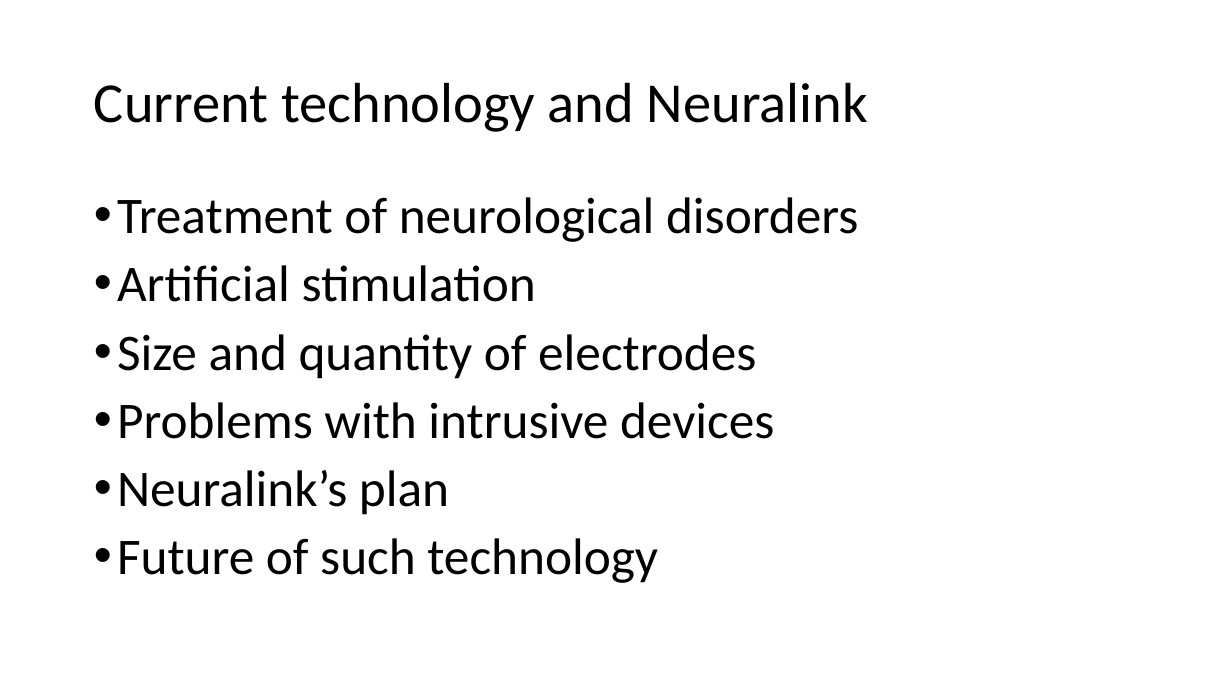
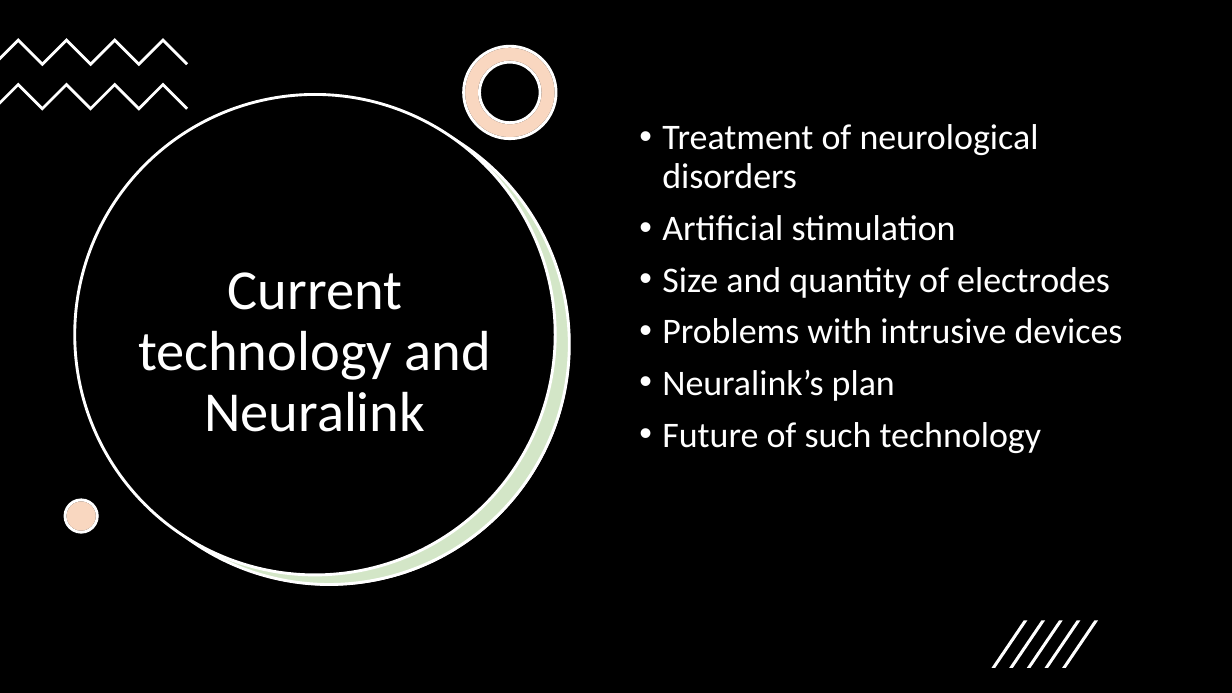
Before and after one commit to kajava-juri/kajava-juri.github.io, a slide deck: slide 3 of files/Neuralink.pptx. Drawn at 1232x693 pixels with LibreOffice and Linux fonts; fonts in the diff are those of the drawing. Boxes give left, top, right and bottom in pixels: in the first picture for what was removed or moved away, otherwise in the second. Text is boxed around its words. In the diff, an @@ line names an element or a change of style, - is before the commit and + after.

```diff
--- a/files/Neuralink.pptx
+++ b/files/Neuralink.pptx
@@ rectangle added at (0, 0, 1232, 693), fill #000000 @@
@@ freeform shape added at (0, 38, 189, 66), fill #FFFFFF @@
@@ freeform shape added at (464, 46, 556, 139), fill #FFFFFF, outline #000000 2.25 pt @@
@@ freeform shape added at (464, 46, 556, 139), fill #ED7D31 at 30% opacity, outline #FFFFFF 2.25 pt @@
@@ freeform shape added at (0, 82, 189, 110), fill #FFFFFF @@
@@ ellipse added at (75, 94, 555, 575), fill #000000, outline #FFFFFF 2.25 pt @@
@@ ellipse added at (89, 104, 569, 585), fill #70AD47 at 30% opacity, outline #FFFFFF 2.25 pt @@
@@ ellipse added at (90, 105, 570, 586), fill #FFFFFF @@
@@ text "Treatment of neurological disorders": place and size @@
-text "Treatment of neurological disorders" at (117, 197, 858, 583)
+text "Treatment of neurological disorders" at (662, 124, 1123, 453)
@@ text "Treatment of neurological disorders" at (662, 124, 1123, 453): size 40 to 28 pt, text colour #000000 to #FFFFFF @@
@@ title "Current technology and Neuralink": place and size @@
-title "Current technology and Neuralink" at (94, 82, 868, 132)
+title "Current technology and Neuralink" at (138, 272, 491, 432)
@@ title "Current technology and Neuralink" at (138, 272, 491, 432): text colour #000000 to #FFFFFF; alignment left to centre @@
@@ ellipse added at (65, 500, 97, 532), fill #FFFFFF, outline #000000 2.25 pt @@
@@ ellipse added at (65, 500, 97, 532), fill #ED7D31 at 30% opacity, outline #FFFFFF 2.25 pt @@
@@ group added at (992, 620, 1099, 667): 5 freeform shapes @@
```
Also in this commit, not shown: 3 other slides changed.
